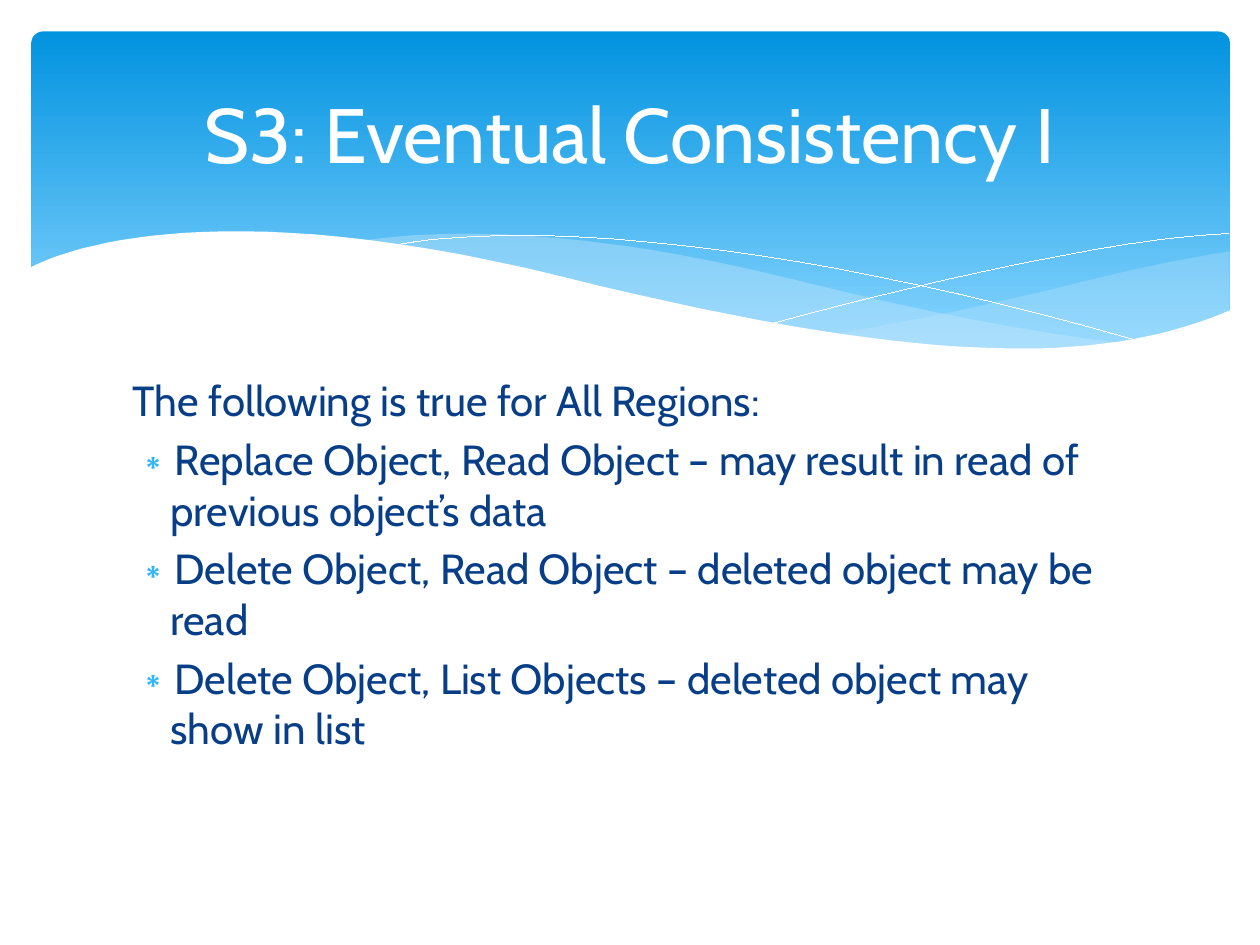
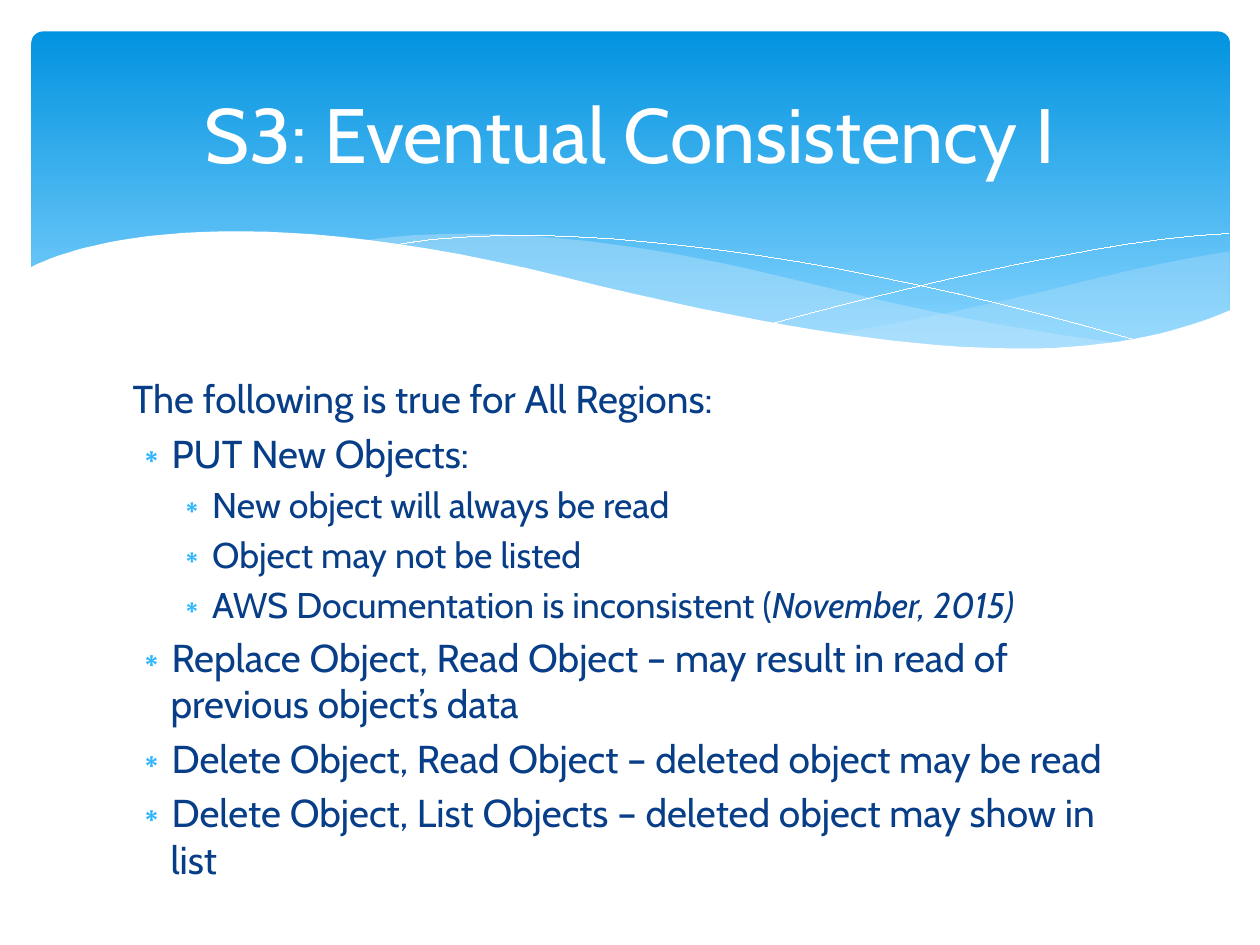
Before and after one commit to cloudavail/awstraining, a slide deck: slide 5 of aws-s3/aws-s3.pptx. Drawn at 1260x945 pixels with LibreOffice and Linux fonts; fonts in the diff are those of the drawing. Boxes give left, top, right and bottom in pixels: in the first picture for what was removed or moved away, otherwise in the second. Text is boxed around its words. In the diff, an @@ line names an element or a change of style, - is before the commit and + after.

Commit message:
updates for November trainings

```diff
--- a/aws-s3/aws-s3.pptx
+++ b/aws-s3/aws-s3.pptx
@@ text at (133, 384, 1102, 836): size 24 to 22.2 pt in "The following is true for All Regions:", "Replace Object, Read Object – may result ...", "Delete Object, Read Object – deleted object ...", "Delete Object, List Objects – deleted object ..." @@
@@ text at (172, 439, 1015, 623): paragraphs added @@
+∗ PUT New Objects:
+  ∗ New object will always be read
+  ∗ Object may not be listed
+  ∗ AWS Documentation is inconsistent (November, 2015)
```
Also in this commit, not shown: 1 other slide changed, 1 slide removed, 5 other files.
